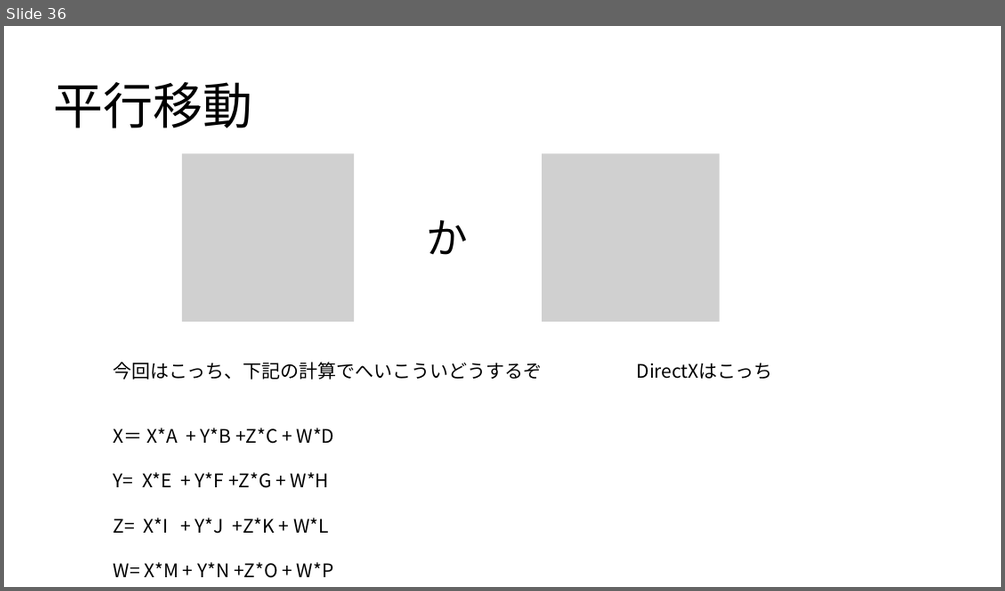
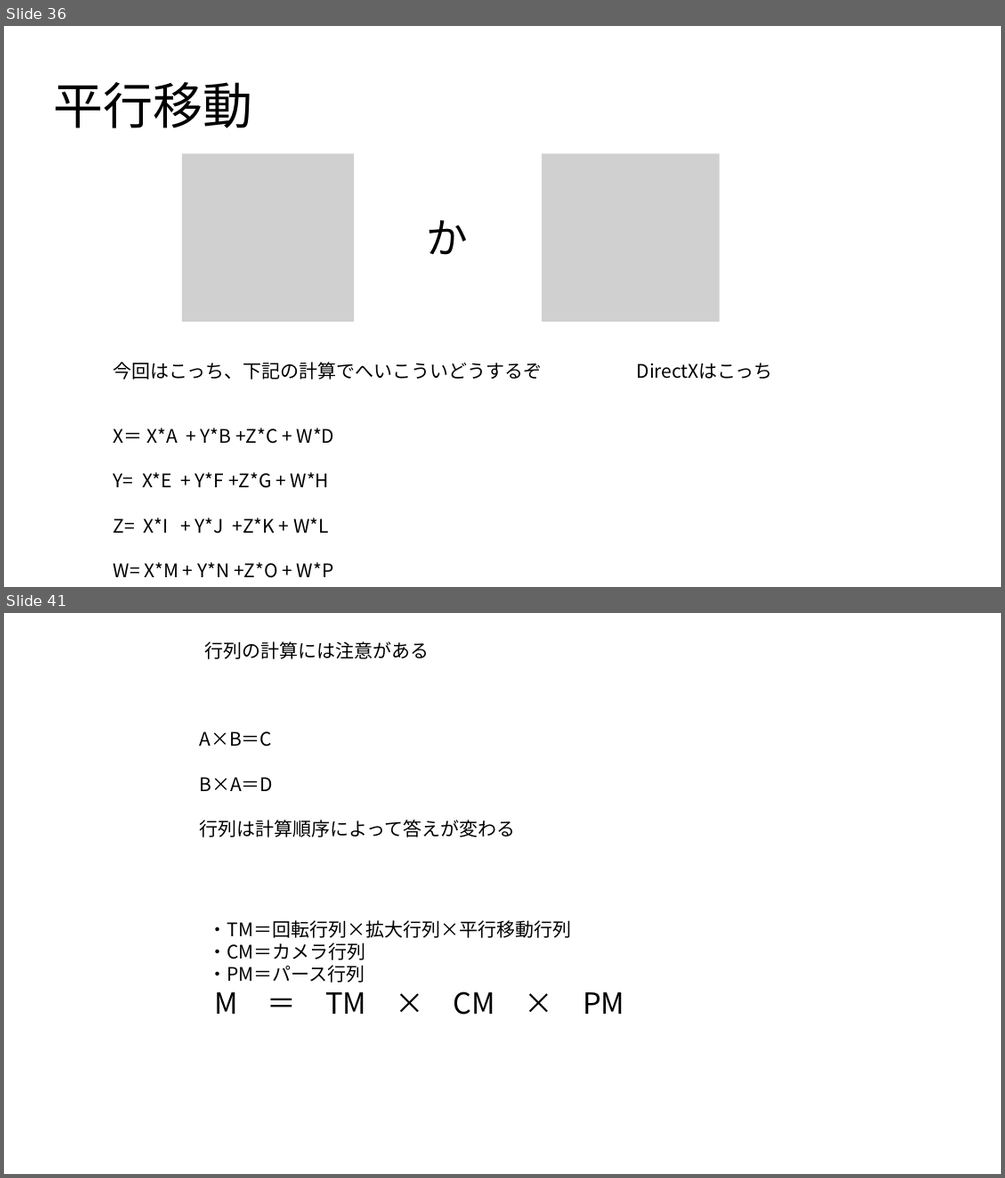
Before and after one commit to UMA729/MySchoolDatas, a slide deck: ゲ数Ⅱ/ゲーム数学.pptx. Shown one above the other, each under a label of ours: slide 36 before the commit, slides 36 and 41 after it; the slides between them are not shown. The pictures are 1005x591 and 1005x1178 pixels, drawn with LibreOffice and Linux fonts; fonts in the diff are those of the drawing; grey boxes stand for pictures. Boxes give left, top, right and bottom in pixels: in the first picture for what was removed or moved away, otherwise in the second. Text is boxed around its words. In the diff, an @@ line names an element or a change of style, - is before the commit and + after.

```diff
--- a/ゲ数Ⅱ/ゲーム数学.pptx
+++ b/ゲ数Ⅱ/ゲーム数学.pptx
@@ slide 41 added at (x1=4, y1=613, x2=1001, y2=1174), background #FFFFFF @@
@@ text added at (x1=204, y1=641, x2=429, y2=659), 18 pt, text #000000 @@
+行列の計算には注意がある
@@ text added at (x1=199, y1=731, x2=515, y2=837), 18 pt, text #000000 @@
+A×B＝C
+B×A＝D
+行列は計算順序によって答えが変わる
@@ text added at (x1=208, y1=920, x2=624, y2=1014), 18 pt, text #000000 @@
+・TM＝回転行列×拡大行列×平行移動行列
+・CM＝カメラ行列
+・PM＝パース行列
+M ＝ TM × CM × PM
```
Also in this commit, not shown: 1 slide changed, 10 other slides added, 27 other files.
